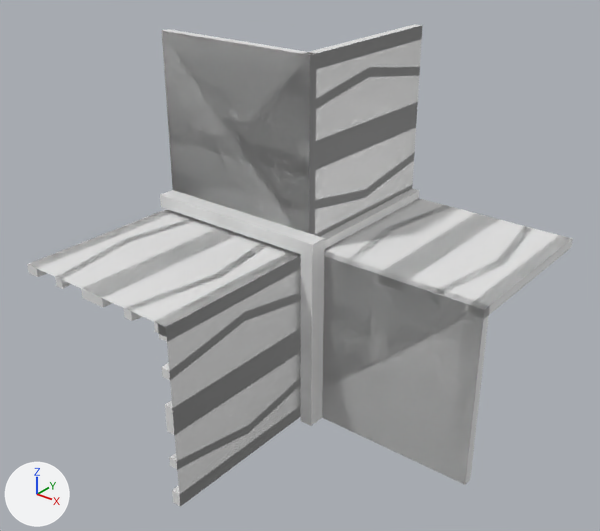
One commit to the OBJ model Data/bmc/tiles/t_233.obj: the scene before it, then after it.
Before and after are seen from a 50 mm lens placed at (1.2, -1.536, 0.902), pointed at (-0.008, -0.027, -0.034). Lighting does not change. The marker at lower left points along +X, +Y and +Z. Where no turn or scale is listed for an object, it has been applied to the vertices.

The first picture shows 't_233'.
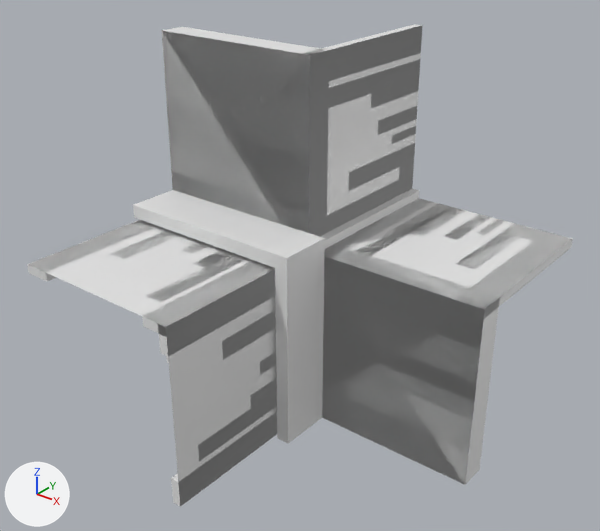
What changed in the scene script:
```text
Change me_t_233:
    used by ob_t_233; location = (0.0, 0.0, 0.0)
    remove me_t_233.from_pydata(...)  # 411 vertices, 796 faces; spans x -0.5..0.5, y -0.5..0.5, z -0.5..0.5
    add me_t_233.from_pydata(...)  # 347 vertices, 652 faces; spans x -0.5..0.5, y -0.5..0.5, z -0.5..0.5
    me_t_233 part 1: a new loose piece, a box spanning x -0.025..0.0, y 0.3..0.5, z 0.237..0.277
    me_t_233 part 2: a new loose piece, a box spanning x -0.025..0.0, y 0.374..0.5, z 0.193..0.218
    me_t_233 part 3: a new loose piece, a box spanning x 0.282..0.307, y 0.374..0.5, z -0.025..0.0
    me_t_233 part 4: a new loose piece, a box spanning x 0.223..0.263, y 0.3..0.5, z -0.025..0.0
    me_t_233 part 5: the loose piece of 38 vertices spanning x -0.025..0.025, y -0.5..0.5, z -0.429..-0.362 is rebuilt with 25 vertices and now spans x -0.025..0.025, y -0.429..0.429, z -0.408..-0.318
    me_t_233 part 6: the loose piece of 38 vertices spanning x -0.138..-0.071, y -0.5..0.5, z -0.025..0.025 is rebuilt with 25 vertices and now spans x -0.182..-0.092, y -0.429..0.429, z -0.025..0.025
    me_t_233 part 7: the loose piece of 21 vertices spanning x -0.025..0.025, y -0.5..0.5, z -0.288..-0.212 is rebuilt with 14 vertices and now spans x -0.025..0.025, y -0.2..0.2, z -0.277..-0.237
    me_t_233 part 8: the loose piece of 21 vertices spanning x -0.287..-0.213, y -0.5..0.5, z -0.025..0.025 is rebuilt with 14 vertices and now spans x -0.263..-0.223, y -0.2..0.2, z -0.025..0.025
    me_t_233 part 9: the loose piece of 20 vertices spanning x 0.071..0.138, y 0.0..0.5, z -0.025..0.0 is rebuilt with 14 vertices and now spans x 0.092..0.182, y 0.071..0.5, z -0.025..0.0
    me_t_233 part 10: the loose piece of 20 vertices spanning x -0.025..0.0, y 0.0..0.5, z 0.362..0.429 is rebuilt with 14 vertices and now spans x -0.025..0.0, y 0.071..0.5, z 0.318..0.408
    me_t_233 part 11: the loose piece of 12 vertices spanning x 0.213..0.287, y 0.0..0.5, z -0.025..0.0 is deleted
    me_t_233 part 12: the loose piece of 12 vertices spanning x -0.025..0.0, y 0.0..0.5, z 0.212..0.287 is deleted
    me_t_233 part 13: 186 vertices removed from x -0.5..0.5, y -0.5..0.5, z -0.5..0.5; 138 vertices added at x -0.5..0.5, y -0.5..0.5, z -0.5..0.5
```

Location of each change, (x1, y1, x2, y2) in pixels of the pictures (600 x 531 px; the box of a moved part takes in the faces that stretch with it):
part 1 of me_t_233, added: after (378, 105, 418, 134)
part 2 of me_t_233, added: after (392, 126, 416, 143)
part 3 of me_t_233, added: after (477, 219, 505, 235)
part 4 of me_t_233, added: after (445, 214, 490, 240)
part 5 of me_t_233, rebuilt: before (169, 378, 301, 469); after (198, 378, 277, 461)
part 6 of me_t_233, rebuilt: before (124, 242, 269, 321); after (147, 249, 249, 302)
part 7 of me_t_233, rebuilt: before (165, 329, 301, 435); after (260, 352, 276, 375)
part 8 of me_t_233, rebuilt: before (81, 227, 238, 307); after (183, 241, 210, 253)
part 9 of me_t_233, rebuilt: before (344, 205, 450, 274); after (354, 203, 465, 256)
part 10 of me_t_233, rebuilt: before (301, 67, 420, 113); after (328, 59, 420, 108)
part 11 of me_t_233, deleted: before (377, 214, 494, 291)
part 12 of me_t_233, deleted: before (301, 104, 418, 172)
part 13 of me_t_233, moved or reshaped: (27, 25, 572, 507) in both
